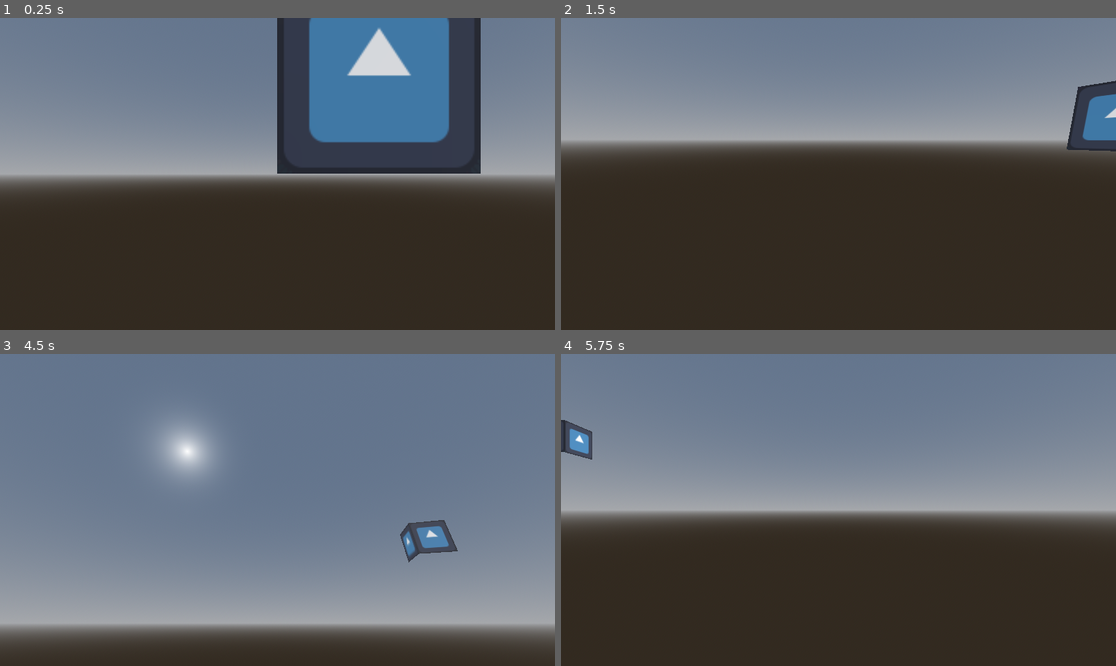
Above: before the commit, frames 1-4 (two rows, left to right).
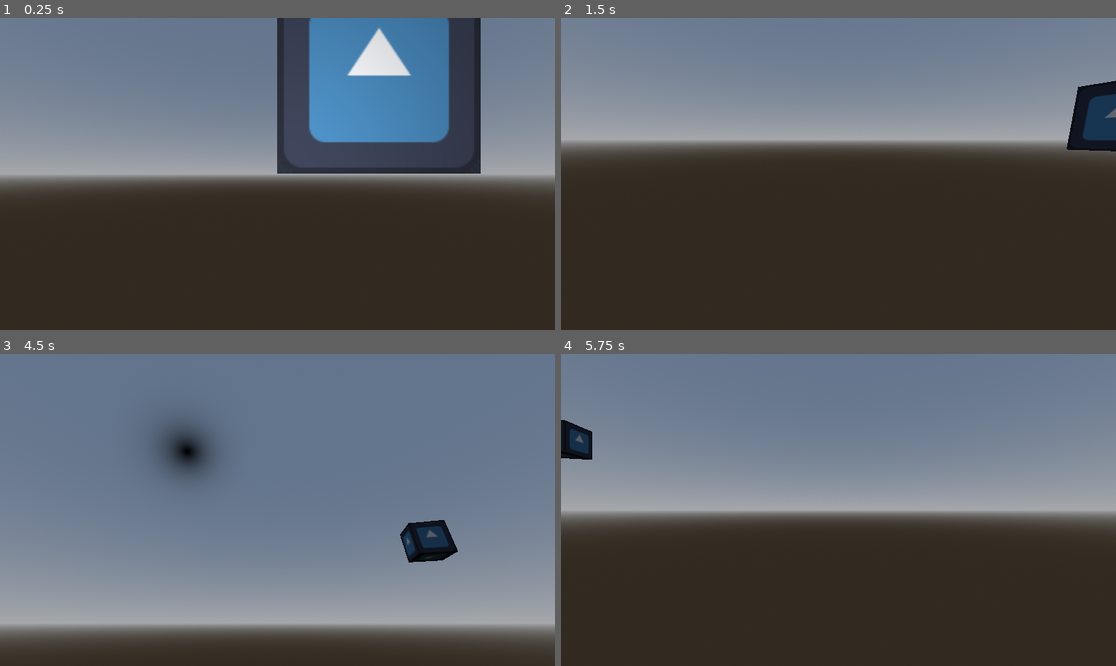
Above: after the commit, the same moments.

Repository: NatsuPotato/GodotCraft
Game: Godot game, scene res://test.tscn
Same seed, same stepped clock (60 frames per second), same inputs: the game is played once before the commit and once after it. The engine's default icon, where the game draws it, is replaced by a stand-in: a white triangle on a blue panel in a dark square.
Inputs (mouse positions are in pixels of both pictures, inside the frame that each line leads up to):
- Up to frame 1 (0.25 s): no input
- Up to frame 2 (1.5 s): tap Enter (ui_accept) at 0.5, 0.77, 1.25 s; move the mouse to (960, 158) at 0.52 s; hold Right (ui_right) 0.53-1.28 s; move the mouse to (727, 189) at 1.27 s; hold Down (ui_down) from 1.28 s (still down)
- Up to frame 3 (4.5 s): tap Enter (ui_accept) at 1.52, 2.75, 3.02, 3.5, 3.77, 4.25 s; move the mouse to (333, 441) at 2.02 s; release Down (ui_down) at 2.03 s; hold Right (ui_right) 2.03-2.78 s; move the mouse to (249, 572) at 2.77 s; hold Up (ui_up) 2.78-3.53 s; move the mouse to (444, 556) at 3.52 s; hold Left (ui_left) from 3.53 s (still down); move the mouse to (111, 463) at 4.27 s
- Up to frame 4 (5.75 s): tap Enter (ui_accept) at 4.52 s; move the mouse to (866, 510) at 5.02 s; release Left (ui_left) at 5.03 s; hold Down (ui_down) from 5.03 s (still down)

The runs differ from the first frame. In frame 1, 1.3% of the frame differs, in the area x 55-67%, y 20-40%; in frame 2, 1.7%; in frame 3, 3.8%, in the area x 26-83%, y 18-67%; in frame 4, 0.6%.

Commit message:
all sides of block rendering

Diff:
--- a/test.tscn
+++ b/test.tscn
@@ -29,8 +29,11 @@
 transform = Transform3D(1, 0, 0, 0, 1, 0, 0, 0, 1, 0, 0, 2)
 script = ExtResource("3_ous5n")
 
+[node name="OmniLight3D" type="OmniLight3D" parent="Camera3D"]
+
 [node name="Sun" type="DirectionalLight3D" parent="."]
 transform = Transform3D(0.706625, 0.461642, -0.536253, 0, 0.757861, 0.652416, 0.707588, -0.461014, 0.535524, 0, 8.15333, 0)
+light_energy = 0.0
 
 [node name="WorldEnvironment" type="WorldEnvironment" parent="."]
 environment = SubResource("Environment_0x2lj")
--- a/tile_grid.gd
+++ b/tile_grid.gd
@@ -13,16 +13,28 @@
 	) -> int:
 
 	if (rot == 0):
+		verts.append(pos + Vector3(1, 0, 1))
+		verts.append(pos + Vector3(1, 1, 0))
+		verts.append(pos + Vector3(1, 0, 0))
+		verts.append(pos + Vector3(1, 1, 1))
+
+	if (rot == 1):
 		verts.append(pos)
 		verts.append(pos + Vector3(0, 1, 1))
 		verts.append(pos + Vector3(0, 0, 1))
 		verts.append(pos + Vector3(0, 1, 0))
 
-	if (rot == 1):
+	if (rot == 2):
+		verts.append(pos + Vector3(0, 1, 0))
+		verts.append(pos + Vector3(1, 1, 1))
+		verts.append(pos + Vector3(0, 1, 1))
+		verts.append(pos + Vector3(1, 1, 0))
+
+	if (rot == 3):
+		verts.append(pos + Vector3(0, 0, 0))
 		verts.append(pos + Vector3(1, 0, 1))
-		verts.append(pos + Vector3(1, 1, 0))
 		verts.append(pos + Vector3(1, 0, 0))
-		verts.append(pos + Vector3(1, 1, 1))
+		verts.append(pos + Vector3(0, 0, 1))
 
 	if (rot == 4):
 		verts.append(pos + Vector3(0, 0, 1))
@@ -76,11 +88,8 @@
 	var indices = PackedInt32Array()
 
 	var index = 0
-	#for rot in range(0, 6):
-	index = generate_quad(index, Vector3(0, 0, 0), 4, verts, uvs, normals, indices)
-	index = generate_quad(index, Vector3(0, 0, 0), 5, verts, uvs, normals, indices)
-	index = generate_quad(index, Vector3(0, 0, 0), 0, verts, uvs, normals, indices)
-	index = generate_quad(index, Vector3(0, 0, 0), 1, verts, uvs, normals, indices)
+	for rot in range(0, 6):
+		index = generate_quad(index, Vector3(0, 0, 0), rot, verts, uvs, normals, indices)
 
 	# assign arrays to surface array
 	surface_array[Mesh.ARRAY_VERTEX] = verts
